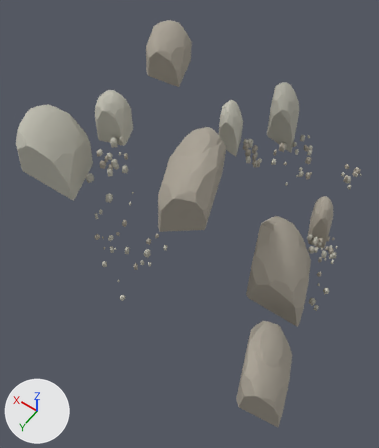
Before and after pictures for a commit that changed the glTF model shared/geometry/granite/bedrock_4_5.glb.
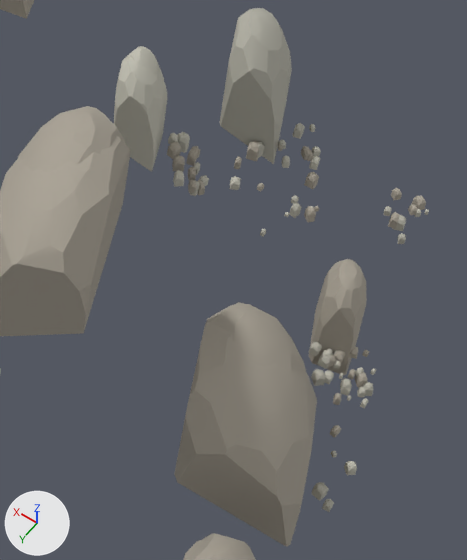
Each version is shown whole from a camera (50 mm lens) standing at (1978.0, 3260.0, 1715.0) and looking at (2291.0, 2822.0, 1027.0), then close up on the part from 44% to 100% of the width and 18% to 74% of the height. Arrows for +X, +Y and +Z are at lower left; the lights stay in place. The first two pictures are the older version. Vertices at exactly the same position are counted once.

The first close-up shows 'granite_bedrock'.
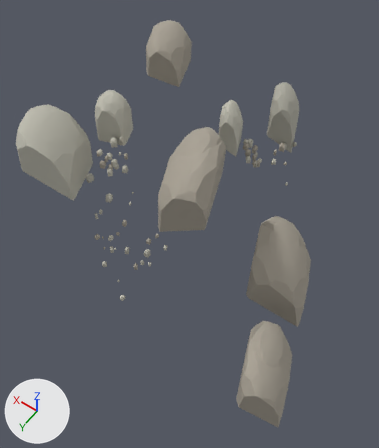
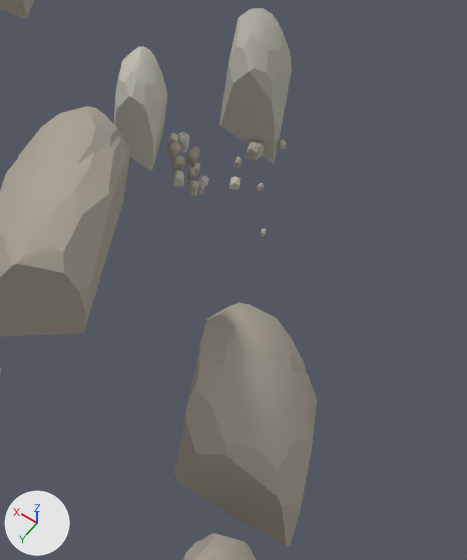
Patch to the scene script:
```diff
--- a/shared/geometry/granite/bedrock_4_5.glb.py
+++ b/shared/geometry/granite/bedrock_4_5.glb.py
@@ me_granite_bedrock @@
 # used by ob_granite_bedrock; location = (0.0, 0.0, 0.0)
-me_granite_bedrock.from_pydata(...)  # 5334 vertices, 10148 faces; spans x 2015.0..2532.0, y 2557.0..2988.0, z 850.0..1250.0
+me_granite_bedrock.from_pydata(...)  # 3370 vertices, 6432 faces; spans x 2015.0..2532.0, y 2562.0..2988.0, z 850.0..1250.0
+# me_granite_bedrock part 1: 53 loose pieces with 1964 vertices, spanning x 2057.0..2213.0, y 2557.0..2758.0, z 881.0..1105.0, are deleted
 me_granite_bedrock.materials.append(mat_stone_feldspar)
```

Pixel boxes [x1, y1, x2, y2] of what changed, in the close-ups (467 x 560 px):
'granite_bedrock', reshaped
    before: [0, 0, 429, 560]
    after: [0, 0, 317, 560]
part 1 of me_granite_bedrock, deleted
    before: [282, 123, 429, 512]
